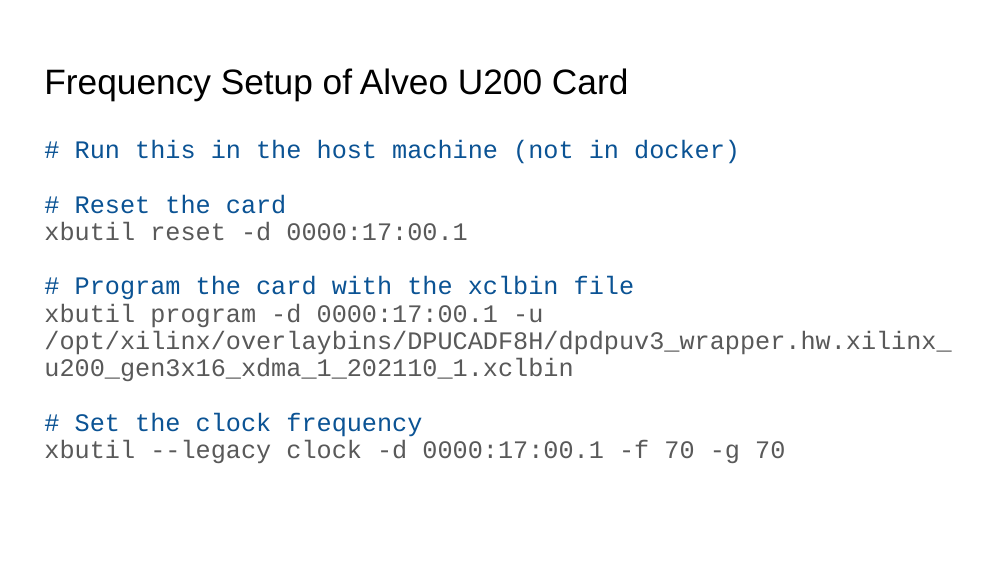
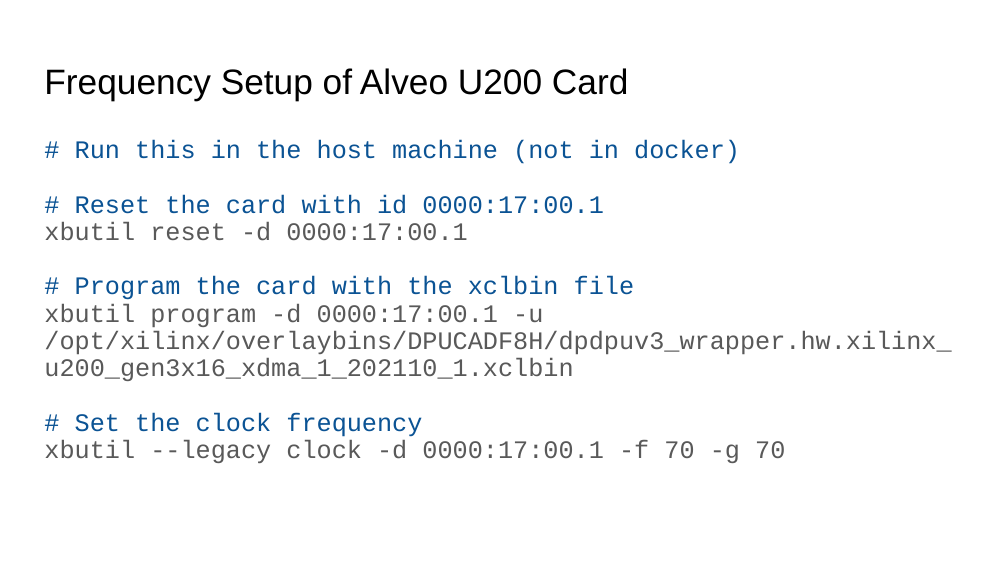
Before and after one commit to mriosrivas/Vitis-AI-Tutorial, a slide deck: slide 19 of presentation/Alveo U200.pptx. Drawn at 1008x567 pixels with LibreOffice and Linux fonts; fonts in the diff are those of the drawing. Boxes give left, top, right and bottom in pixels: in the first picture for what was removed or moved away, otherwise in the second. Text is boxed around its words. In the diff, an @@ line names an element or a change of style, - is before the commit and + after.

```diff
--- a/presentation/Alveo U200.pptx
+++ b/presentation/Alveo U200.pptx
@@ text at bbox=[75, 194, 603, 214]: text changed @@
-# Reset the card
+# Reset the card with id 0000:17:00.1
```
Also in this commit, not shown: 2 other slides changed, 3 other files.
